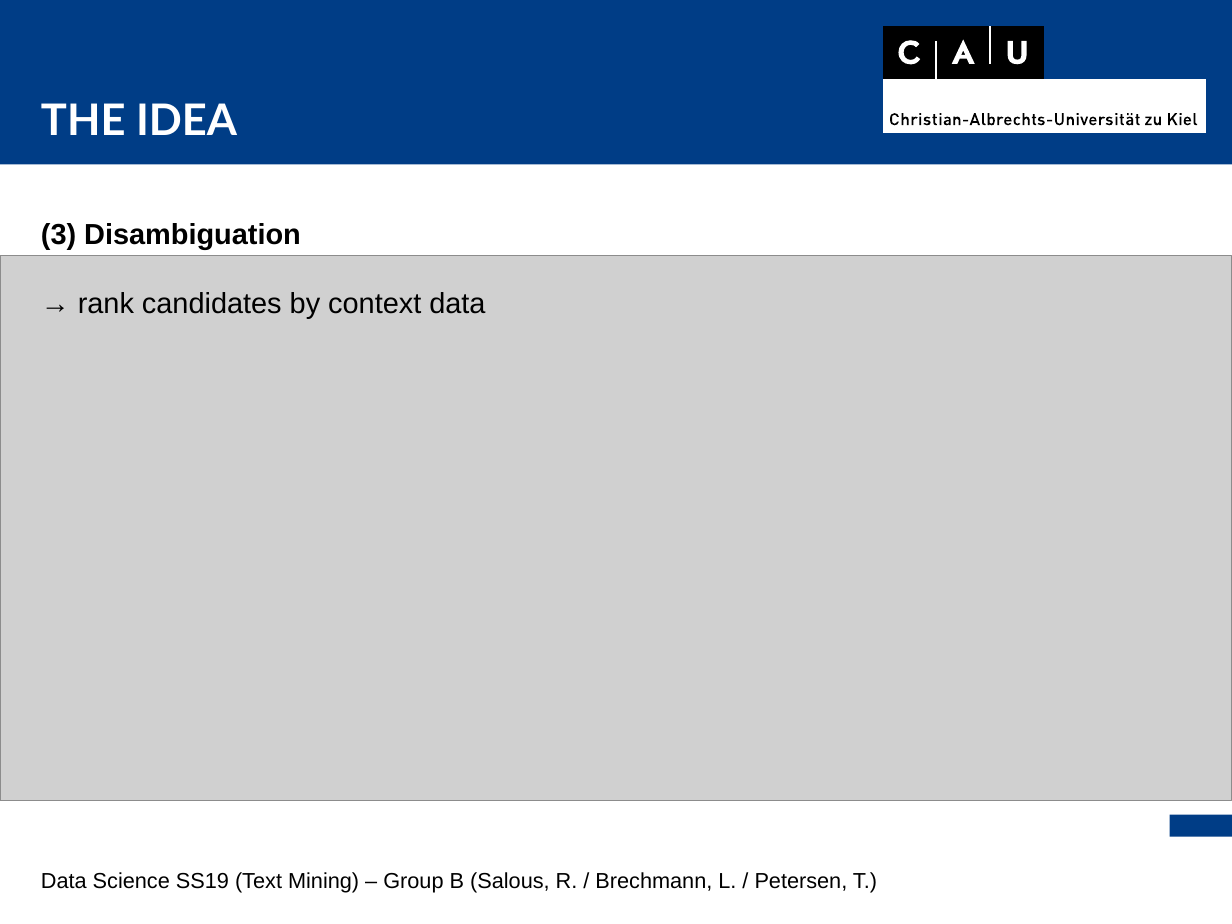
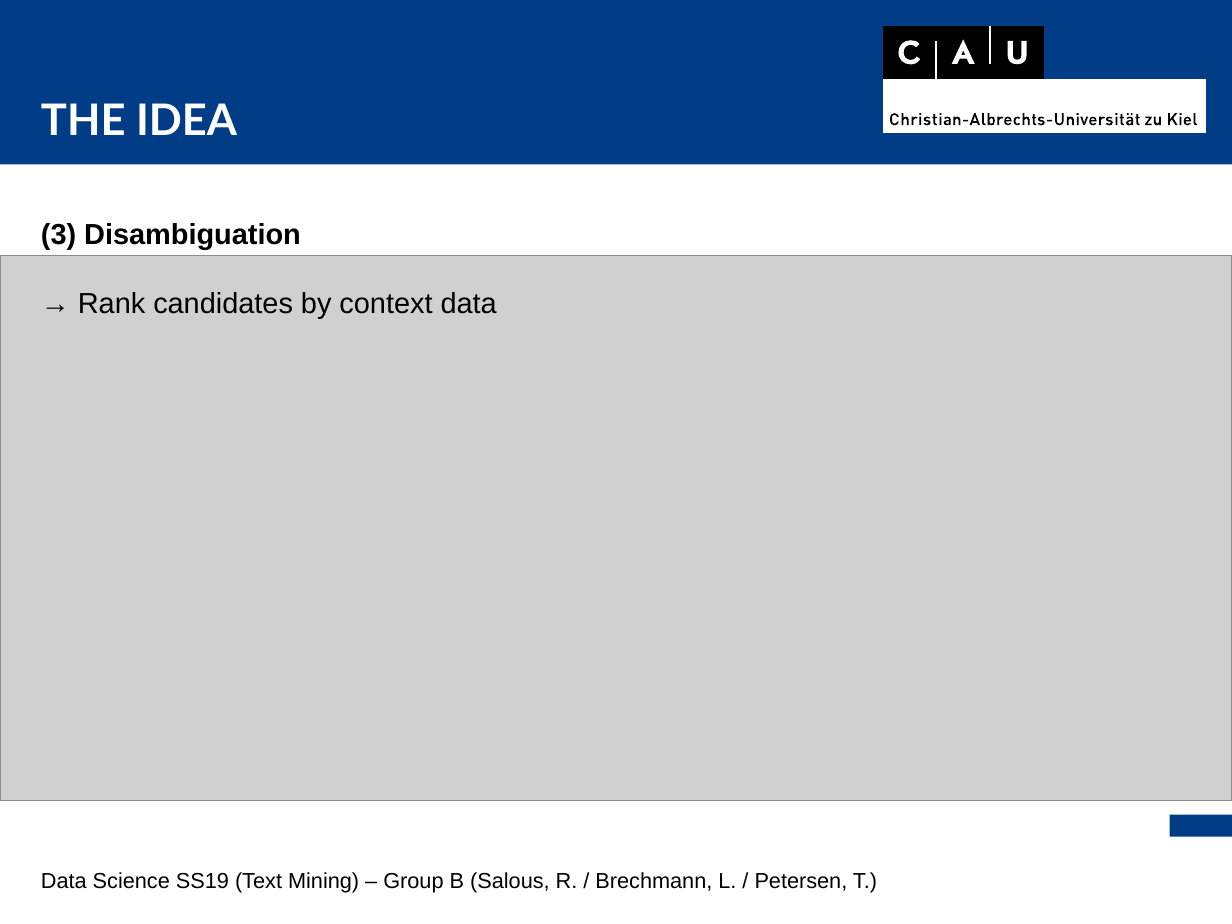
Before and after one commit to thorge/concept-ranking, a slide deck: slide 4 of presentation/pres.odp. Drawn at 1232x924 pixels with LibreOffice and Linux fonts; fonts in the diff are those of the drawing; grey boxes stand for pictures. Boxes give left, top, right and bottom in pixels: in the first picture for what was removed or moved away, otherwise in the second. Text is boxed around its words. In the diff, an @@ line names an element or a change of style, - is before the commit and + after.

Commit message:
fixed some typos

```diff
--- a/presentation/pres.odp
+++ b/presentation/pres.odp
@@ text at box(78, 292, 497, 319): text changed @@
-→ rank candidates by context data
+→ Rank candidates by context data
```
Also in this commit, not shown: 1 other slide changed.
